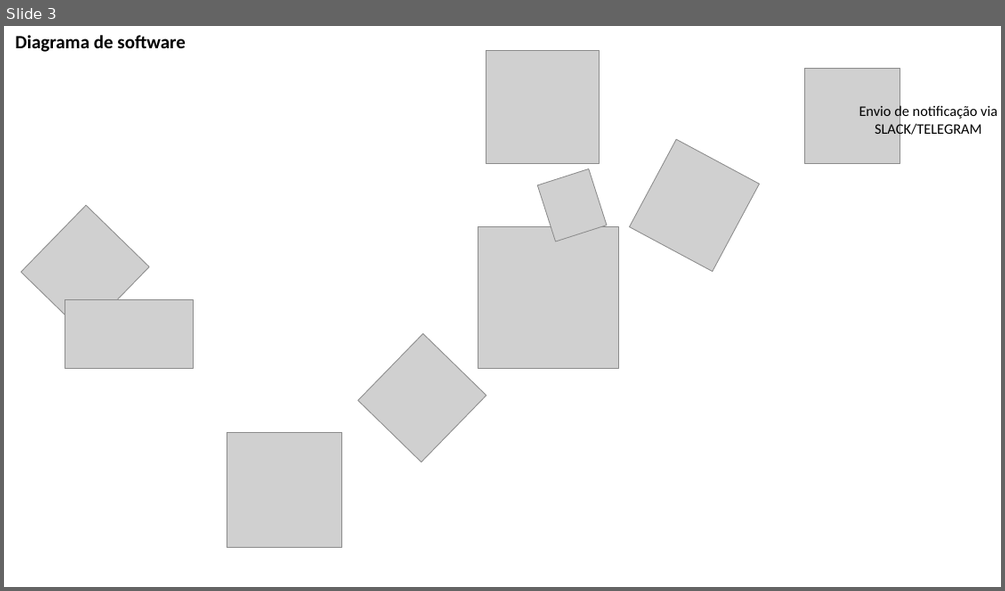
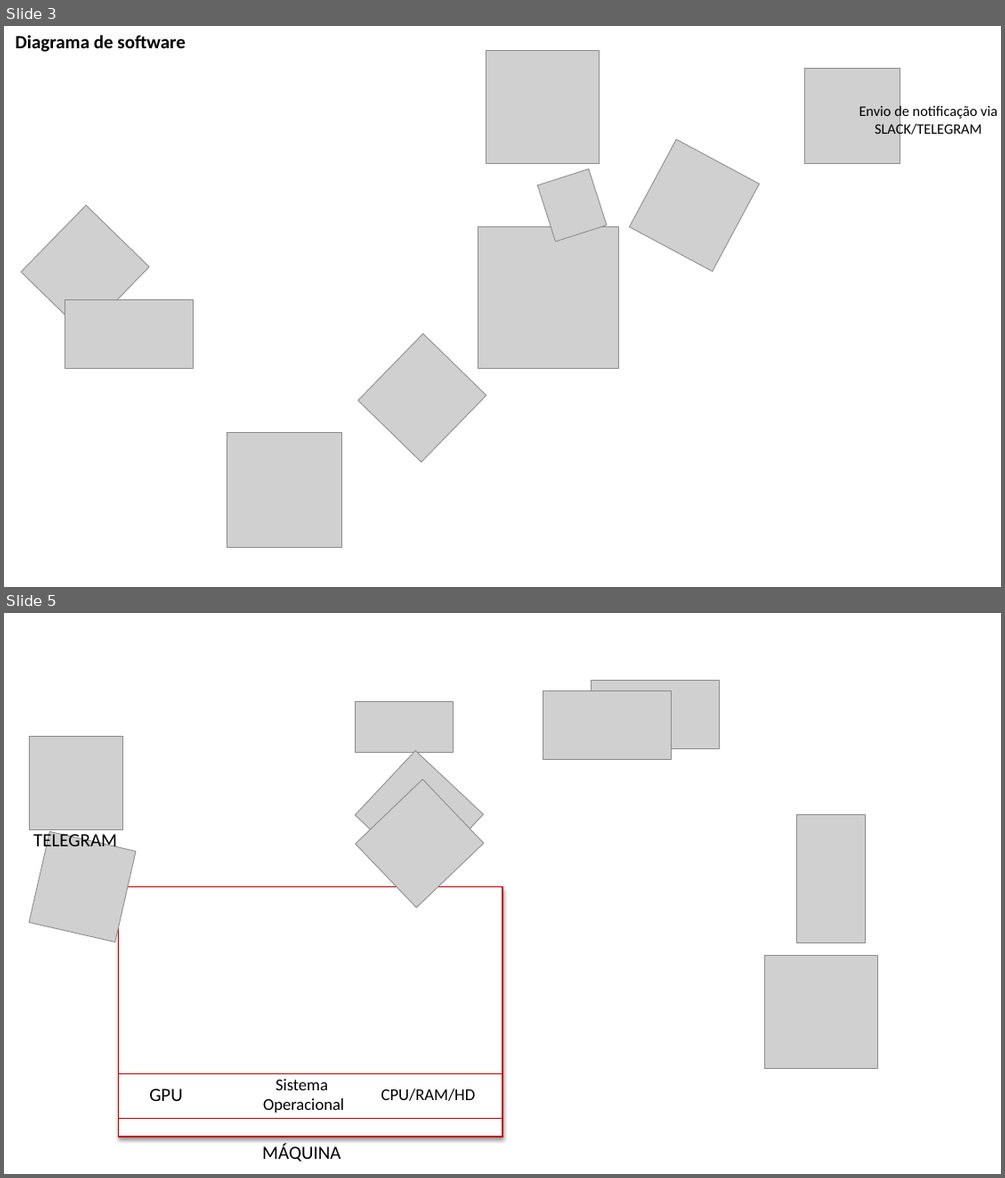
Before and after one commit to BandTec/grupo-07-adsa-20201, a slide deck: Documentação/HLD.LLD.DIAGRAMA.pptx. Shown one above the other, each under a label of ours: slide 3 before the commit, slides 3 and 5 after it; the slides between them are not shown. The pictures are 1005x591 and 1005x1178 pixels, drawn with LibreOffice and Linux fonts; fonts in the diff are those of the drawing; grey boxes stand for pictures. Boxes give left, top, right and bottom in pixels: in the first picture for what was removed or moved away, otherwise in the second. Text is boxed around its words. In the diff, an @@ line names an element or a change of style, - is before the commit and + after.

Commit message:
hld-lld-diagramav1.2

```diff
--- a/Documentação/HLD.LLD.DIAGRAMA.pptx
+++ b/Documentação/HLD.LLD.DIAGRAMA.pptx
@@ slide 5 added at <box>4,613,1001,1174</box>, background #FFFFFF @@
@@ picture added at <box>543,690,671,760</box> @@
@@ picture added at <box>591,681,719,749</box> @@
@@ picture added at <box>356,702,453,753</box> @@
@@ picture added at <box>29,736,123,830</box> @@
@@ picture added at <box>356,751,484,879</box> @@
@@ picture added at <box>356,779,484,908</box> @@
@@ picture added at <box>796,814,866,942</box> @@
@@ picture added at <box>29,831,136,942</box> @@
@@ text added at <box>33,830,117,852</box>, 18 pt, text #000000 @@
+TELEGRAM
@@ rectangle added at <box>119,887,502,1136</box>, fill #FFFFFF, outline #C00000 1 pt @@
@@ picture added at <box>765,956,878,1069</box> @@
@@ rectangle added at <box>119,1074,502,1119</box>, fill #FFFFFF, outline #C00000 1 pt @@
@@ text added at <box>149,1088,183,1101</box>, 18 pt, text #000000 @@
+GPU
@@ text added at <box>263,1078,344,1112</box>, 16 pt, text #000000 @@
+Sistema
+Operacional
@@ text added at <box>381,1088,476,1101</box>, 16 pt, text #000000 @@
+CPU/RAM/HD
@@ text added at <box>262,1143,340,1161</box>, 18 pt, text #000000 @@
+MÁQUINA
```
Also in this commit, not shown: 1 slide changed.
